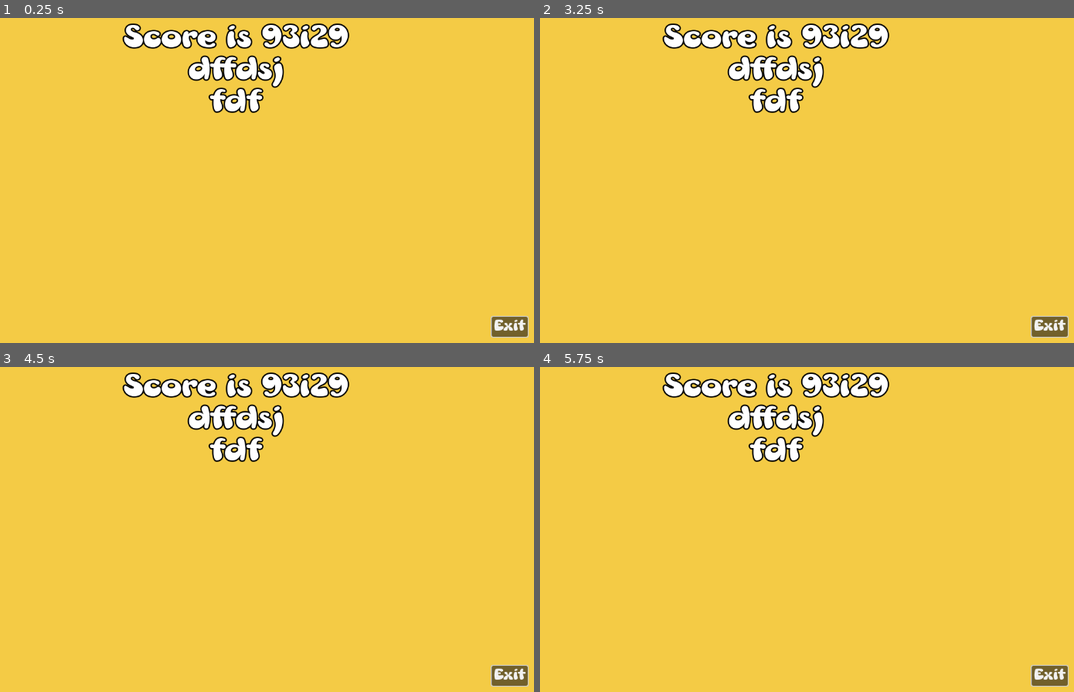
Above: before the commit, frames 1-4 (two rows, left to right).
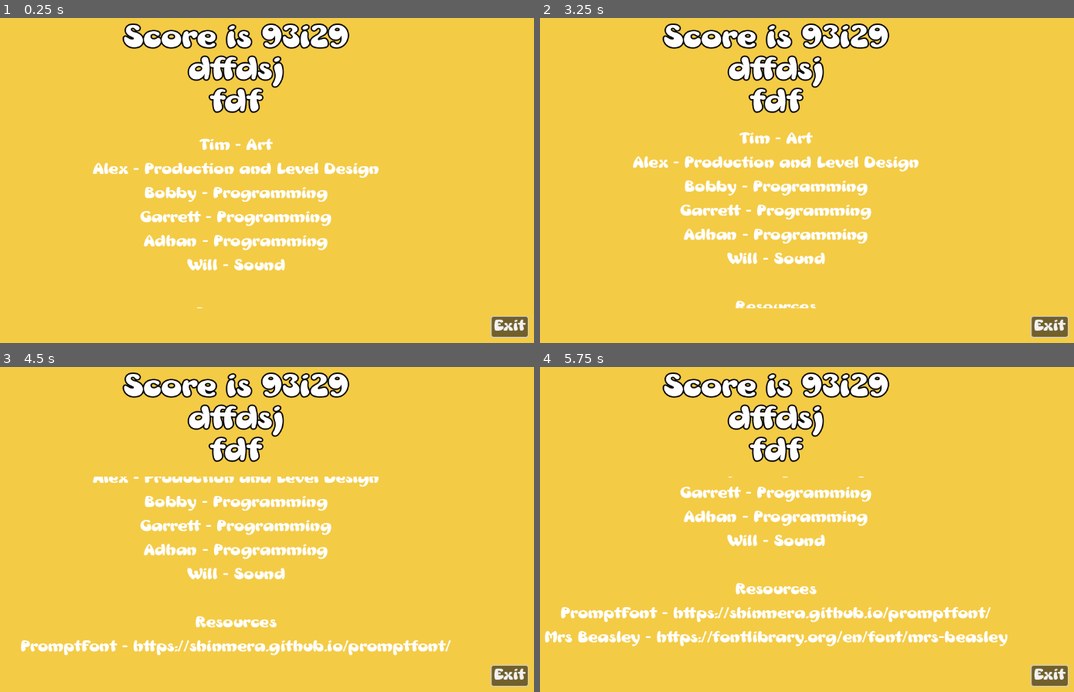
Above: after the commit, the same moments.

Repository: Gertkeno/GGJ2025
Game: Godot game, scene res://credits_screen.tscn
Same seed, same stepped clock (60 frames per second), same inputs: the game is played once before the commit and once after it. This scene is started directly instead of the project's main scene.
Inputs (mouse positions are in pixels of both pictures, inside the frame that each line leads up to):
- Up to frame 1 (0.25 s): no input
- Up to frame 2 (3.25 s): move the mouse to (913, 164) at 0.52 s; press the mouse at (913, 164) at 0.53 s; hold Right (right) 0.53-1.25 s; release the mouse at (913, 164) at 1.25 s; drag from (652, 196) to (742, 248) at 1.27 s; move the mouse to (839, 105) at 2.02 s; press the mouse at (839, 105) at 2.03 s; hold Right (right) 2.03-2.75 s; release the mouse at (839, 105) at 2.75 s; drag from (742, 248) to (593, 128) at 2.77 s
- Up to frame 3 (4.5 s): move the mouse to (421, 581) at 3.52 s; press the mouse at (421, 581) at 3.53 s; hold Left (left) 3.53-4.25 s; release the mouse at (421, 581) at 4.25 s; drag from (53, 477) to (144, 441) at 4.27 s
- Up to frame 4 (5.75 s): move the mouse to (807, 529) at 5.02 s; press the mouse at (807, 529) at 5.03 s; hold Down (backward) from 5.03 s (still down)

The runs differ from the first frame. In frame 1, 3.7% of the frame differs, in the area x 17-71%, y 37-90%; in frame 2, 3.9%; in frame 3, 5.2%; in frame 4, 5.5%, in the area x 0-88%, y 33-86%.

Commit message:
Implement scrolling credits

Diff:
--- /dev/null
+++ b/Menus/credit_entry.tres
@@ -0,0 +1,7 @@
+[gd_resource type="Theme" load_steps=2 format=3 uid="uid://igg7vj4k4wwc"]
+
+[ext_resource type="FontFile" uid="uid://bavfrwdoykxp" path="res://Menus/MrsBeasley/Mrs Beasley.ttf" id="1_4col7"]
+
+[resource]
+Label/font_sizes/font_size = 32
+Label/fonts/font = ExtResource("1_4col7")
--- a/Menus/credits_menu.gd
+++ b/Menus/credits_menu.gd
@@ -2,19 +2,21 @@
 
 
 @export_file("*.tscn") var main_menu_path = "res://main_menu.tscn"
+@export_file("*.txt") var credits_file = "res://credits.txt"
+@export var credit_theme: Theme
 @export var scroll_speed := 1.0
+@export var scroll_delay := 3.0
 
 @onready var back_button := $MarginContainer/VBoxContainer/ButtonContainer/Back
 @onready var credits_container := $MarginContainer/VBoxContainer/ScrollContainer/CreditsContainer
-@onready var start_scroll_timer := $StartScrollTimer
 
 var start_scrolling: bool
 
 # Called when the node enters the scene tree for the first time.
 func _ready() -> void:
+	_build_credits()
 	back_button.grab_focus()
-	start_scrolling = false
-	start_scroll_timer.start()
+	_start_delay_timer()
 
 
 func _physics_process(delta: float) -> void:
@@ -25,6 +27,28 @@
 	credits_container.position.y -= scroll
 
 
+func _build_credits() -> void:
+	var content = FileAccess.open(credits_file, FileAccess.READ).get_as_text()
+	var credits_list = content.rsplit("\n", true)
+
+	for credit_txt in credits_list:
+		var credit_node = Label.new()
+		credit_node.text = credit_txt
+		credit_node.horizontal_alignment = HORIZONTAL_ALIGNMENT_CENTER
+		credit_node.theme = credit_theme
+
+		credits_container.add_child(credit_node)
+
+
+func _start_delay_timer() -> void:
+	start_scrolling = false
+	var start_scroll_timer := Timer.new()
+	add_child(start_scroll_timer)
+	start_scroll_timer.one_shot = true
+	start_scroll_timer.timeout.connect(_on_start_scroll_timer_timeout)
+	start_scroll_timer.start(scroll_delay)
+
+
 func _on_back_pressed() -> void:
 	get_tree().change_scene_to_file(main_menu_path)
 
--- a/credits_screen.tscn
+++ b/credits_screen.tscn
@@ -1,6 +1,7 @@
-[gd_scene load_steps=4 format=3 uid="uid://dwmpbi5874ctd"]
+[gd_scene load_steps=5 format=3 uid="uid://dwmpbi5874ctd"]
 
 [ext_resource type="Script" path="res://Menus/credits_menu.gd" id="2_nd4l7"]
+[ext_resource type="Theme" uid="uid://igg7vj4k4wwc" path="res://Menus/credit_entry.tres" id="2_p5s87"]
 [ext_resource type="Theme" uid="uid://benc2fv0e5te2" path="res://Menus/main_menu.tres" id="2_y6kl4"]
 
 [sub_resource type="LabelSettings" id="LabelSettings_cqcu3"]
@@ -16,11 +17,8 @@
 grow_horizontal = 2
 grow_vertical = 2
 script = ExtResource("2_nd4l7")
-scroll_speed = 100.0
-
-[node name="StartScrollTimer" type="Timer" parent="."]
-wait_time = 3.0
-one_shot = true
+credit_theme = ExtResource("2_p5s87")
+scroll_speed = 50.0
 
 [node name="ColorRect" type="ColorRect" parent="."]
 layout_mode = 1
@@ -60,10 +58,12 @@
 size_flags_vertical = 3
 
 [node name="CreditsContainer" type="VBoxContainer" parent="MarginContainer/VBoxContainer/ScrollContainer"]
-layout_mode = 2
-offset_top = 10.06
-offset_right = 1088.0
-offset_bottom = 815.27
+layout_mode = 1
+anchors_preset = 15
+anchor_right = 1.0
+anchor_bottom = 1.0
+grow_horizontal = 2
+grow_vertical = 2
 size_flags_horizontal = 3
 size_flags_vertical = 8
 
@@ -79,5 +79,4 @@
 text = "Exit
 "
 
-[connection signal="timeout" from="StartScrollTimer" to="." method="_on_start_scroll_timer_timeout"]
 [connection signal="pressed" from="MarginContainer/VBoxContainer/ButtonContainer/Back" to="." method="_on_back_pressed"]
Not shown, added: credits.txt
